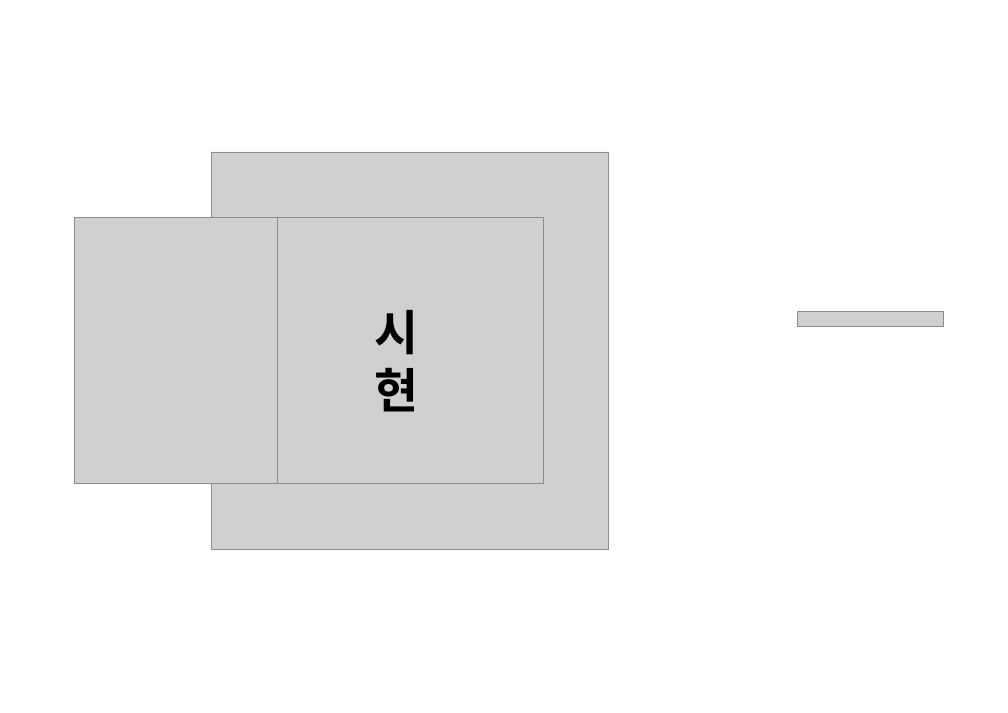
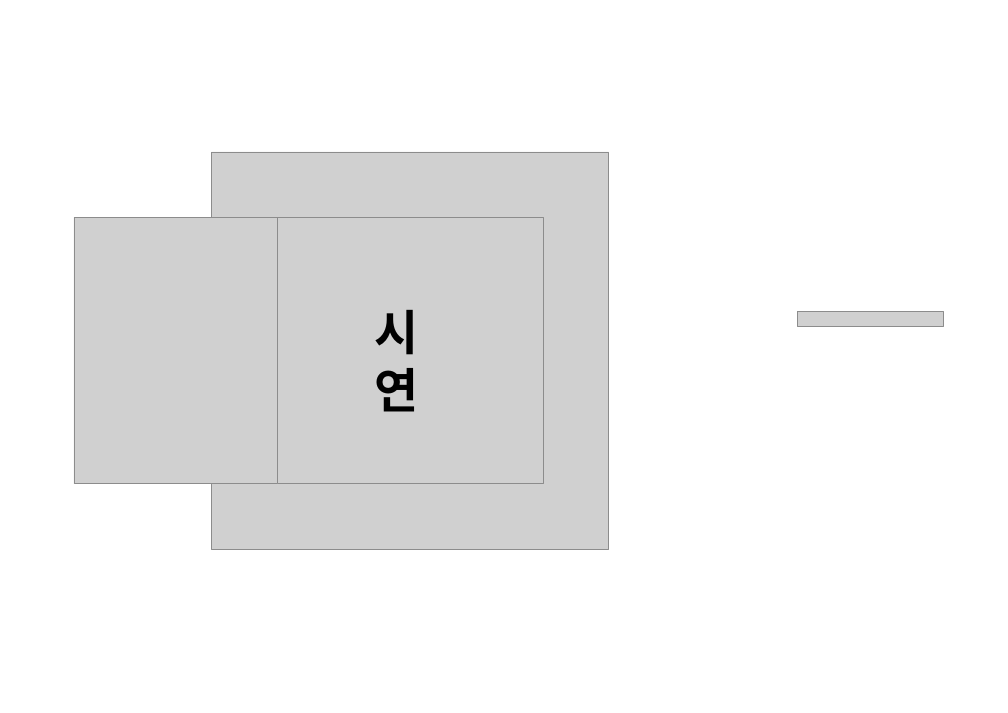
Before and after one commit to nunnunnu/miniProject, a slide deck: slide 12 of ppt/게시판 미니 프로젝트.pptx (slide 10 before the commit). Drawn at 1008x713 pixels with LibreOffice and Linux fonts; fonts in the diff are those of the drawing; grey boxes stand for pictures. Boxes give left, top, right and bottom in pixels: in the first picture for what was removed or moved away, otherwise in the second. Text is boxed around its words. In the diff, an @@ line names an element or a change of style, - is before the commit and + after.

```diff
--- a/ppt/게시판 미니 프로젝트.pptx
+++ b/ppt/게시판 미니 프로젝트.pptx
@@ text at (374, 310, 418, 412): text changed @@
-시현
+시연
```
Also in this commit, not shown: 1 other slide changed, 2 slides added, 2 other files.
